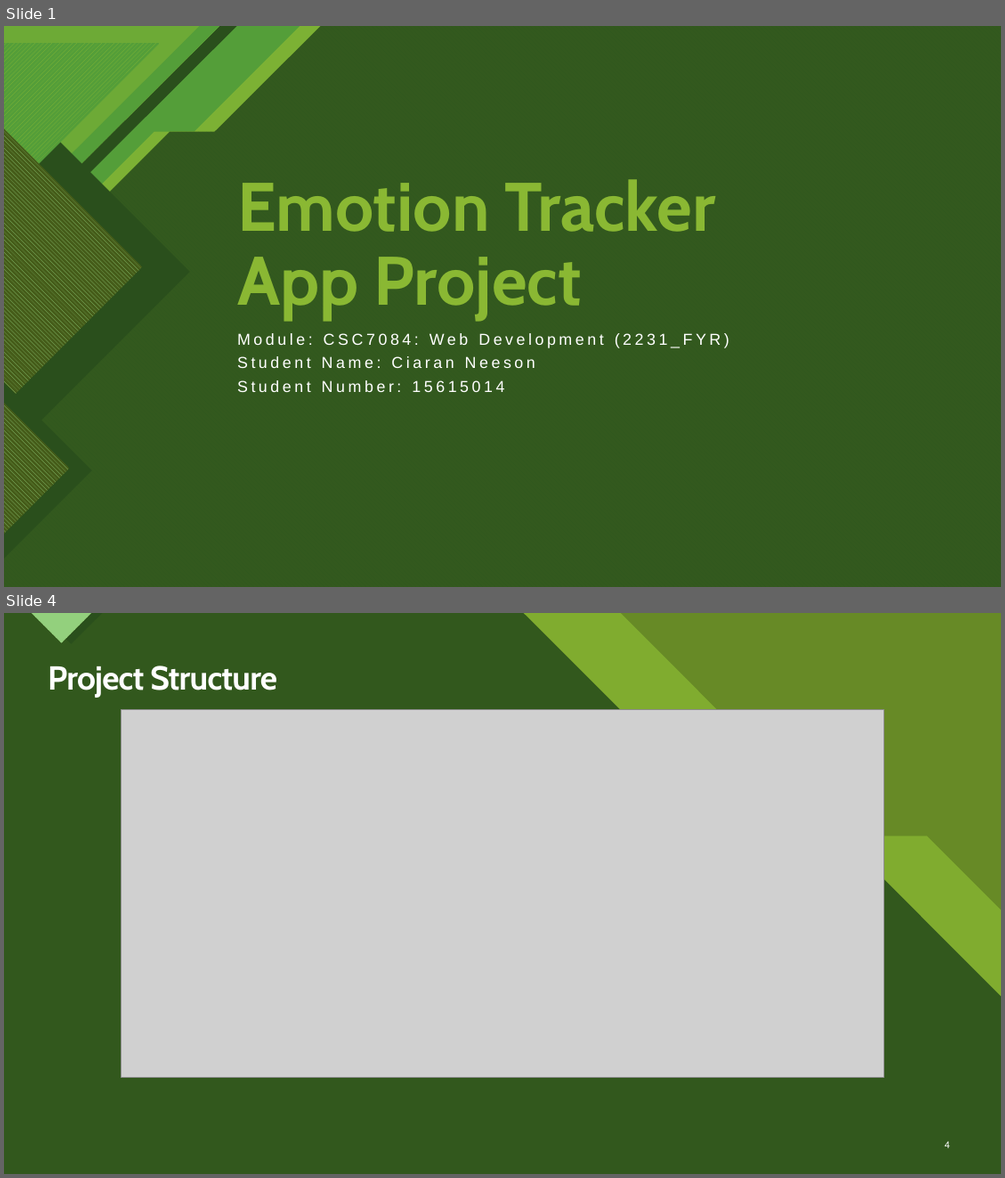
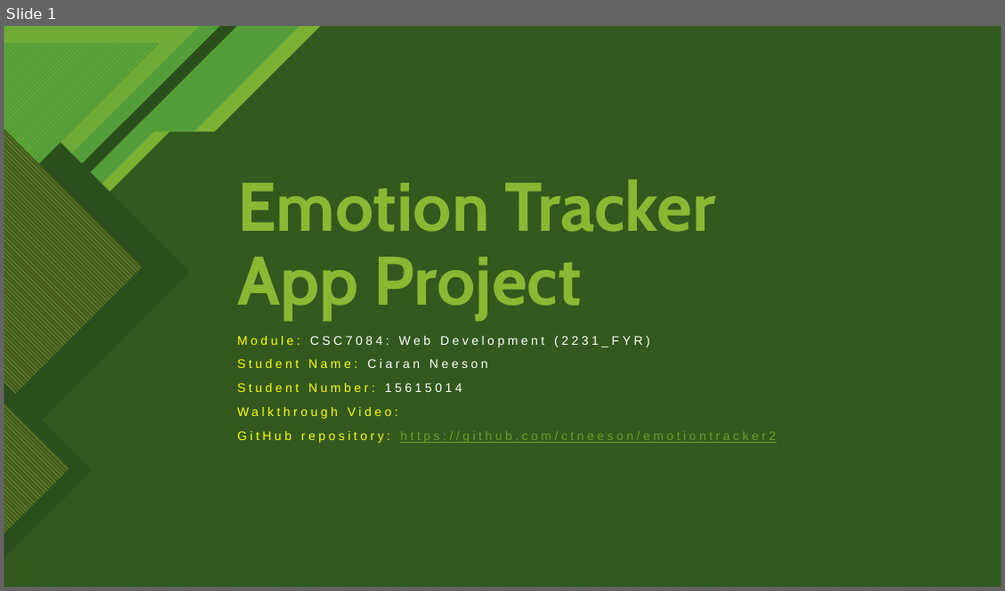
Before and after one commit to ctneeson/emotiontracker2, a slide deck: Emotion Tracker App Project.pptx. Shown one above the other, each under a label of ours: slides 1 and 4 before the commit, slide 1 after it; the slides between them are not shown. The pictures are 1005x1178 and 1005x591 pixels, drawn with LibreOffice and Linux fonts; fonts in the diff are those of the drawing; grey boxes stand for pictures. Boxes give left, top, right and bottom in pixels: in the first picture for what was removed or moved away, otherwise in the second. Text is boxed around its words. In the diff, an @@ line names an element or a change of style, - is before the commit and + after.

```diff
--- a/Emotion Tracker App Project.pptx
+++ b/Emotion Tracker App Project.pptx
@@ slide 4 removed at [4,613,1001,1174], background #8AB833; not listed: 10 template elements that a slide beside it also shows @@
@@ rectangle removed at [4,613,1001,1174] @@
@@ rectangle removed at [4,613,1001,1174] @@
@@ freeform shape removed at [4,613,1001,1174] @@
@@ freeform shape removed at [4,613,1001,1174] @@
@@ title removed at [48,666,277,697] @@
-Project Structure
@@ picture removed at [121,709,884,1078] @@
@@ page number removed at [945,1141,950,1148] @@
-4
@@ slide 1 changed as well @@
@@ subtitle at [237,336,650,392]: size 15.3 to 12 pt in "Module: CSC7084: Web Development (2231_FYR)", "Student Name: Ciaran Neeson", "Student Number: 15615014"; text colour #FFFFFF to #FFFF00 in "Module:", "Student Name:", "Student Number:"; line spacing 0.7 to 0.9 @@
@@ subtitle at [237,407,776,443]: paragraphs added @@
+Walkthrough Video:
+GitHub repository: https://github.com/ctneeson/emotiontracker2
```
Also in this commit, not shown: 2 other slides changed, 7 slides added, 13 other slides removed.
